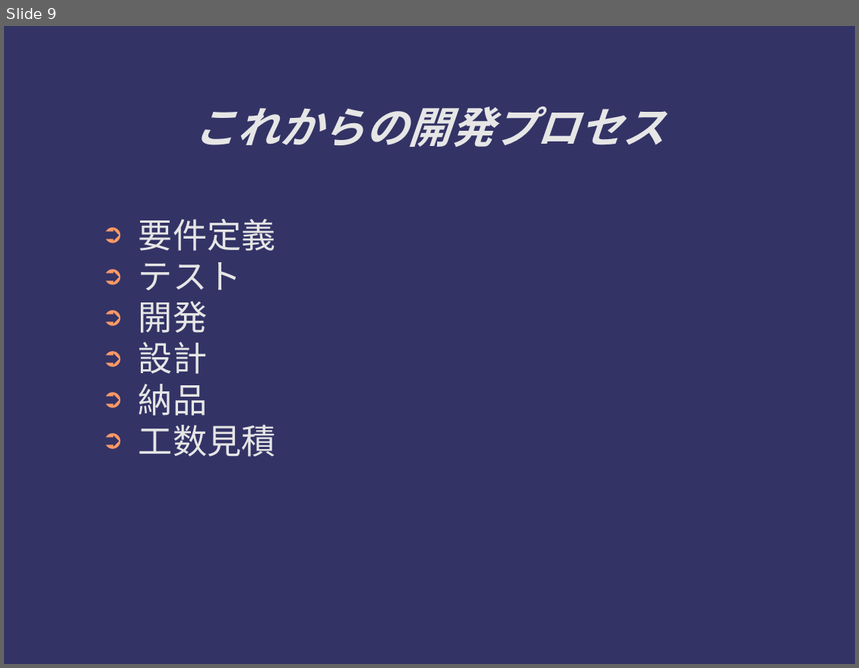
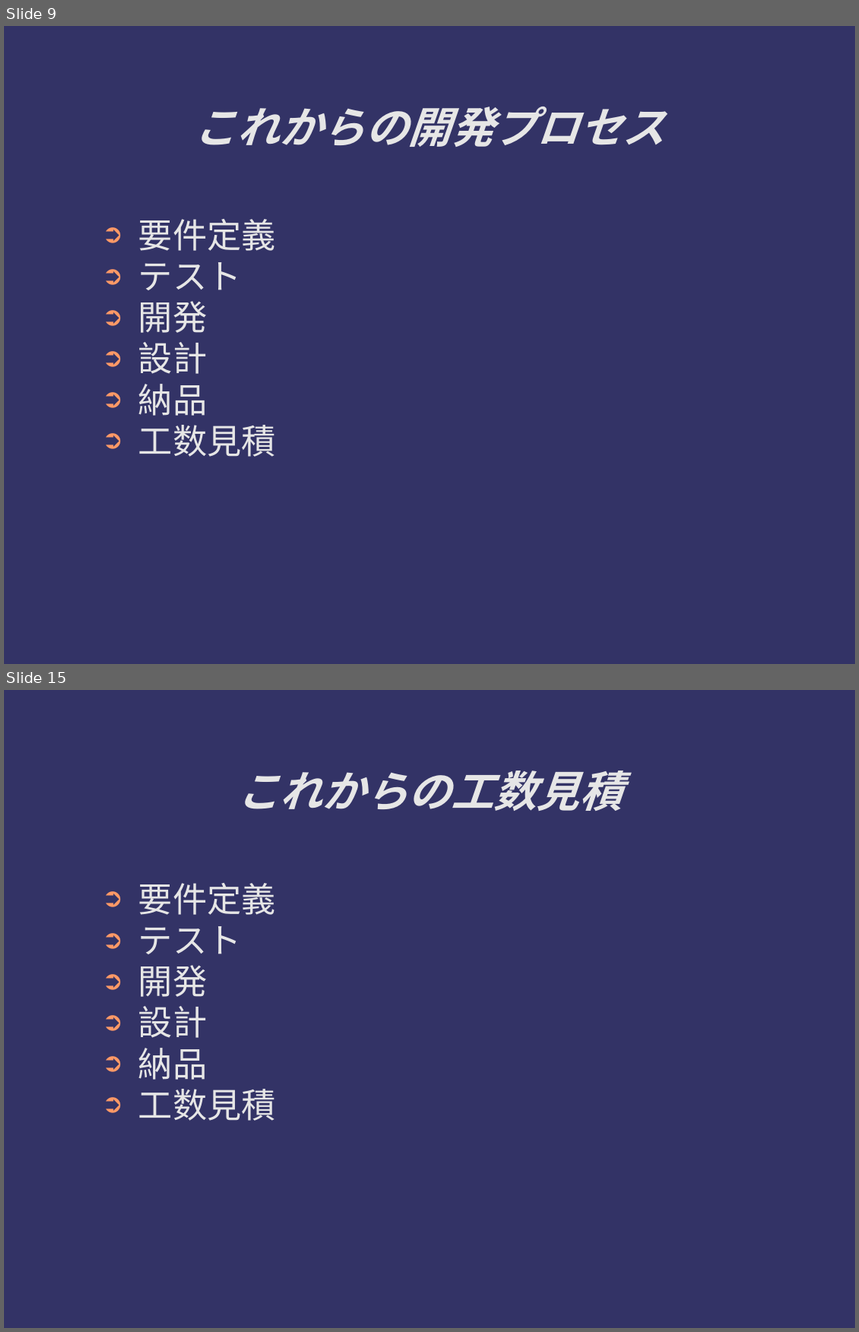
Before and after one commit to ichylinux/daddy, a slide deck: doc/concept.odp. Shown one above the other, each under a label of ours: slide 9 before the commit, slides 9 and 15 after it; the slides between them are not shown. The pictures are 859x668 and 859x1332 pixels, drawn with LibreOffice and Linux fonts; fonts in the diff are those of the drawing. Boxes give left, top, right and bottom in pixels: in the first picture for what was removed or moved away, otherwise in the second. Text is boxed around its words. In the diff, an @@ line names an element or a change of style, - is before the commit and + after.

```diff
--- a/doc/concept.odp
+++ b/doc/concept.odp
@@ slide 15 added at (x1=4, y1=690, x2=855, y2=1328), background #333366 @@
@@ title added at (x1=237, y1=771, x2=622, y2=811), 40 pt, text #E6E6E6, bold, italic @@
+これからの工数見積
@@ text added at (x1=139, y1=883, x2=276, y2=1121), 32 pt, text #E6E6E6 @@
+➲ 要件定義
+➲ テスト
+➲ 開発
+➲ 設計
+➲ 納品
+➲ 工数見積
```
Also in this commit, not shown: 3 slides changed, 5 other slides added.
